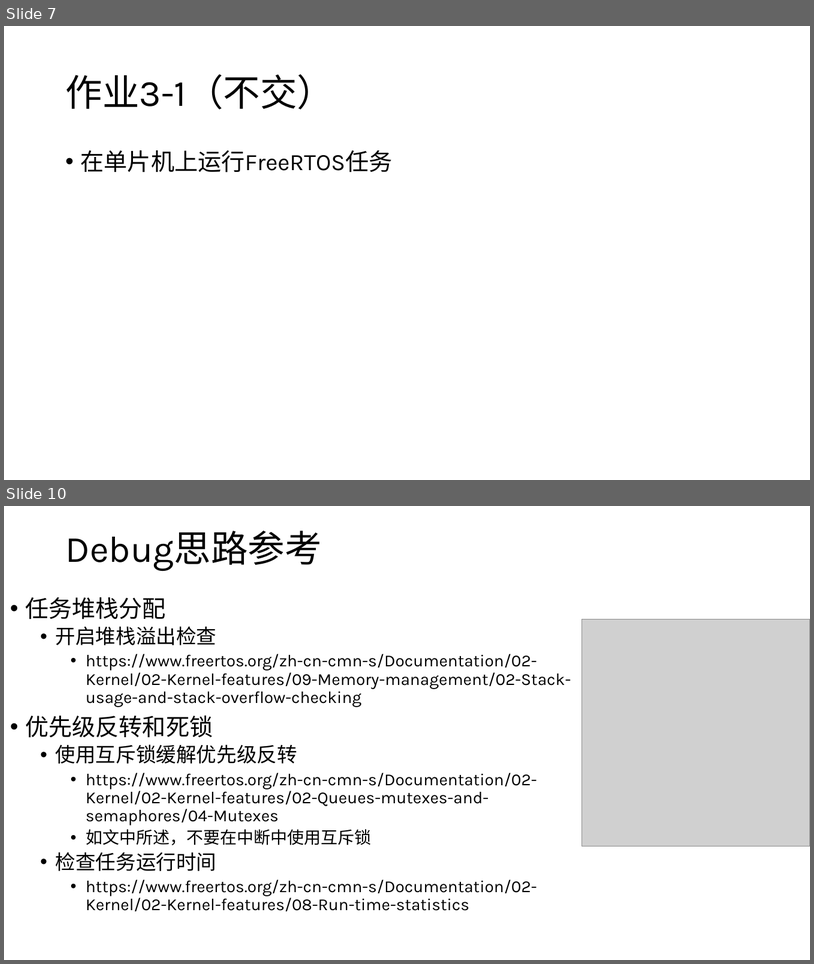
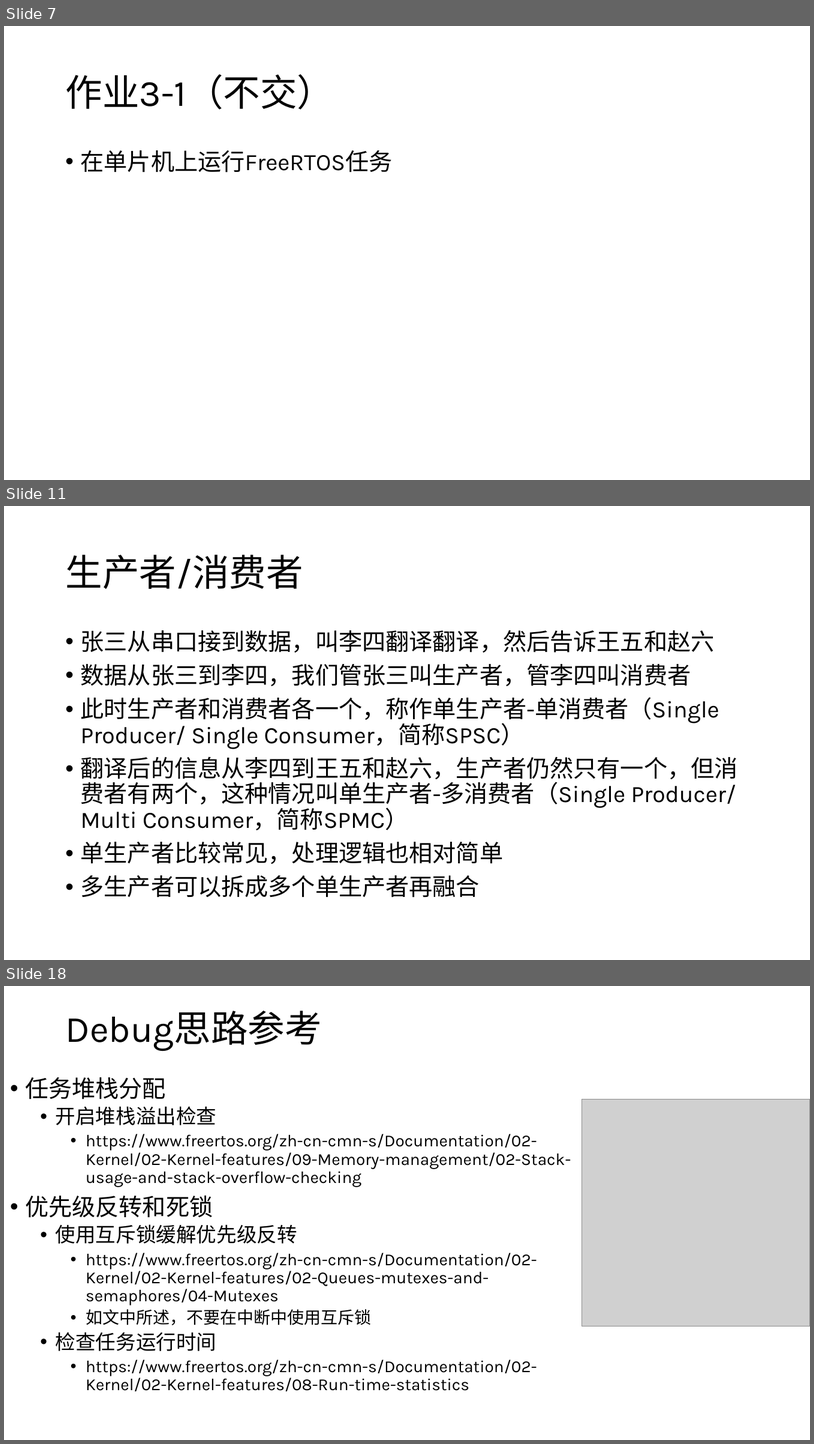
Before and after one commit to JLU-Robomaster-Embedded/embedded_tutorial, a slide deck: 3_RTOS与嵌入式程序设计.pptx. Shown one above the other, each under a label of ours: slides 7 and 10 before the commit, slides 7, 11 and 18 after it; the slides between them are not shown. The pictures are 814x964 and 814x1444 pixels, drawn with LibreOffice and Linux fonts; fonts in the diff are those of the drawing; grey boxes stand for pictures. Boxes give left, top, right and bottom in pixels: in the first picture for what was removed or moved away, otherwise in the second. Text is boxed around its words. In the diff, an @@ line names an element or a change of style, - is before the commit and + after.

```diff
--- a/3_RTOS与嵌入式程序设计.pptx
+++ b/3_RTOS与嵌入式程序设计.pptx
@@ slide 11 added at [4,506,810,960], background #FFFFFF @@
@@ title added at [65,555,303,589], 44 pt, text #000000 @@
+生产者/消费者
@@ text added at [81,630,738,897], 28 pt, text #000000 @@
+• 张三从串口接到数据，叫李四翻译翻译，然后告诉王五和赵六
+• 数据从张三到李四，我们管张三叫生产者，管李四叫消费者
+• 此时生产者和消费者各一个，称作单生产者-单消费者（Single Producer/ Single Consumer，简称SPSC）
+• 翻译后的信息从李四到王五和赵六，生产者仍然只有一个，但消费者有两个，这种情况叫单生产者-多消费者（Single Producer/ Multi Consumer，简称SPMC）
+• 单生产者比较常见，处理逻辑也相对简单
+• 多生产者可以拆成多个单生产者再融合
@@ what was slide 10 is now slide 18 @@
```
Also in this commit, not shown: 2 slides changed, 10 other slides added.
